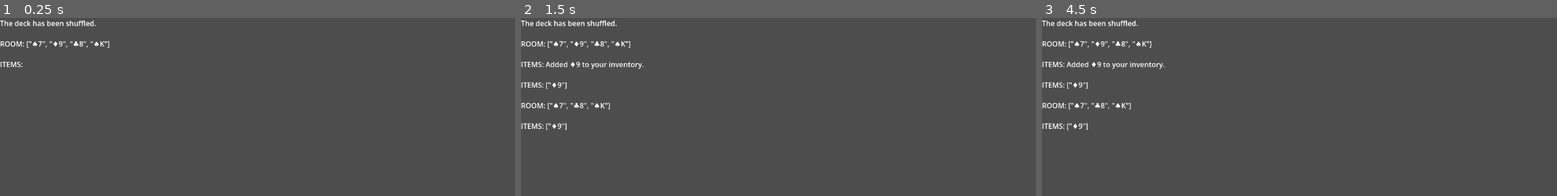
Above: before the commit, frames 1-3 (left to right).
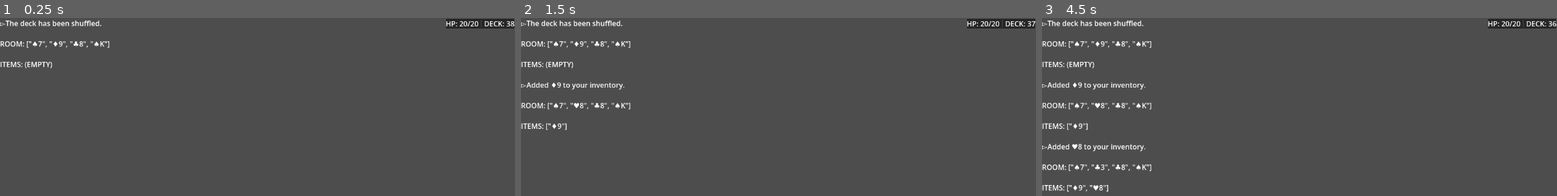
Above: after the commit, the same moments.

Repository: alexrigney/rapscallion
Game: Godot game, scene res://Scenes/main.tscn
The game is run twice, just before and just after one commit, with the same random seed, the same clock (stepped at 60 frames per second) and the same inputs.
Inputs:
- Up to frame 1 (0.25 s): no input
- Up to frame 2 (1.5 s): tap Enter at 0.5 s; tap 1 at 0.6 s; tap Space at 1.25 s; tap 2 at 1.35 s
- Up to frame 3 (4.5 s): tap Enter at 2, 3.5 s; tap 3 at 2.1 s; tap Space at 2.75, 4.25 s; tap 4 at 2.85 s; tap 1 at 3.6 s; tap 2 at 4.35 s

The runs differ from the first frame. In frame 1, 1.2% of the frame differs, in the area x 0-100%, y 0-29%; in frame 2, 1.8%; in frame 3, 2.7%, in the area x 0-100%, y 0-98%.
Error before the commit: Invalid type in function 'attack' in base 'Node (GameState)'. Cannot convert argument 1 from Dictionary to Array. (res://Scripts/game_state.gd:188)
Error after the commit: Invalid type in function 'attack' in base 'Node (GameState)'. Cannot convert argument 1 from Dictionary to Array. (res://Scripts/game_state.gd:204)

Commit message:
second update

Diff:
--- a/Scenes/main.tscn
+++ b/Scenes/main.tscn
@@ -2,6 +2,20 @@
 
 [ext_resource type="Script" uid="uid://bch0i4pnhb8ks" path="res://Scripts/game_ui.gd" id="1_bo1nx"]
 [ext_resource type="Script" uid="uid://cx46cdgmqt7" path="res://Scripts/game_state.gd" id="1_jjgbg"]
+
+[sub_resource type="StyleBoxFlat" id="StyleBoxFlat_bo1nx"]
+bg_color = Color(0.08078333, 0.08078336, 0.08078327, 0.6901961)
+border_width_left = 1
+border_width_top = 1
+border_width_right = 1
+border_width_bottom = 1
+border_blend = true
+
+[sub_resource type="StyleBoxLine" id="StyleBoxLine_bo1nx"]
+color = Color(0.4045111, 0.40451115, 0.4045111, 0.6313726)
+grow_begin = -3.0
+grow_end = -3.0
+vertical = true
 
 [node name="GameUI" type="Control" unique_id=915763936]
 layout_mode = 3
@@ -26,5 +40,30 @@
 bbcode_enabled = true
 fit_content = true
 
+[node name="StatMargin" type="MarginContainer" parent="MainBody" unique_id=180535819]
+layout_mode = 2
+theme_override_constants/margin_right = 0
+
+[node name="StatBox" type="PanelContainer" parent="MainBody/StatMargin" unique_id=606111376]
+layout_mode = 2
+size_flags_horizontal = 8
+size_flags_vertical = 0
+theme_override_styles/panel = SubResource("StyleBoxFlat_bo1nx")
+
+[node name="StatList" type="HBoxContainer" parent="MainBody/StatMargin/StatBox" unique_id=1000970754]
+layout_mode = 2
+
+[node name="HpLabel" type="Label" parent="MainBody/StatMargin/StatBox/StatList" unique_id=190761986]
+unique_name_in_owner = true
+layout_mode = 2
+
+[node name="VSeparator" type="VSeparator" parent="MainBody/StatMargin/StatBox/StatList" unique_id=301977410]
+layout_mode = 2
+theme_override_styles/separator = SubResource("StyleBoxLine_bo1nx")
+
+[node name="DeckCountLabel" type="Label" parent="MainBody/StatMargin/StatBox/StatList" unique_id=64826842]
+unique_name_in_owner = true
+layout_mode = 2
+
 [node name="GameState" type="Node" parent="." unique_id=250483524]
 script = ExtResource("1_jjgbg")
--- a/Scripts/game_state.gd
+++ b/Scripts/game_state.gd
@@ -3,6 +3,7 @@
 
 # ---/SIGNALS/---
 signal log_text(text: String)
+signal stats_changed(hp, max_hp, deck_count, gold)
 
 # ---/CONSTANTS/---
 const SPADES = "♠"
@@ -14,8 +15,10 @@
 var hp = 20
 var max_hp = 20
 var gold = 0
-
-var card_position: int = 4
+var deck_count: int = 0
+
+var card_position = 0
+var _initialized = false
 
 # ---/ARRAY VARIABLES/---
 var deck: Array = []
@@ -98,7 +101,7 @@
 func _emit_items() -> void:
 	_emit_symbols()
 	if items_symbols == []:
-		_say("ITEMS: ")
+		_say("ITEMS: (EMPTY)\n\n")
 	else:
 		_say("ITEMS: " + str(items_symbols) + "\n\n")
 
@@ -106,6 +109,9 @@
 	_emit_symbols()
 	_say("ROOM: " + str(room_symbols) + "\n\n")
 	_emit_items()
+
+func _emit_stats() -> void:
+	emit_signal("stats_changed", hp, max_hp, deck_count, gold)
 
 func _emit_symbols() -> void:
 	deck_symbols.clear()
@@ -173,13 +179,23 @@
 			card_values.erase("suit")
 			deck.append(card_values)
 	deck.shuffle()
-	_say("The deck has been shuffled.\n\n")
+	_say("▻The deck has been shuffled.\n\n")
+	deck_count = deck.size()
+	_emit_stats()
+	fill_room()
 
 func fill_room() -> void:
 	while room.size() < 4:
 		var card = deck[0]
-		room.append(card)
+		var position = card_position
+		if _initialized == false:
+			room.append(card)
+		else:
+			room.insert(position, card)
 		deck.remove_at(0)
+	card_position = 4
+	_initialized = true
+	_emit_stats()
 	_emit_room()
 
 func choose_card() -> void:
@@ -189,12 +205,9 @@
 	else:
 		var symbol = card.id
 		items.append(card)
-		_say("Added " + symbol + " to your inventory.\n\n")
-		_emit_items()
-
+		_say("▻Added " + symbol + " to your inventory.\n\n")
 	room.remove_at(card_position)
-	card_position = 4
-	_emit_room()
+	fill_room()
 
 #func sort_room() -> void:
 	#var enemy_symbols: Array = []
@@ -219,7 +232,6 @@
 
 func enter_room() -> void:
 	generate_deck()
-	fill_room()
 
 # ---/ACTIONS/---
 func attack(enemy: Array) -> void:
--- a/Scripts/game_ui.gd
+++ b/Scripts/game_ui.gd
@@ -1,11 +1,19 @@
 extends Control
 
 @onready var text_log: RichTextLabel = %TextLog
+@onready var hp_label: Label = %HpLabel
+@onready var deck_label: Label = %DeckCountLabel
 @onready var state: GameState = $GameState
+
 
 func _ready() -> void:
 	state.log_text.connect(say)
+	state.stats_changed.connect(_on_stats_changed)
 	state.start_game()
 
 func say(text: String) -> void:
 	text_log.append_text(text)
+
+func _on_stats_changed(hp: int, max_hp: int, gold: int, deck_count: int) -> void:
+	hp_label.text = "HP: %d/%d" % [hp, max_hp]
+	deck_label.text = "DECK: %d" % state.deck.size()
